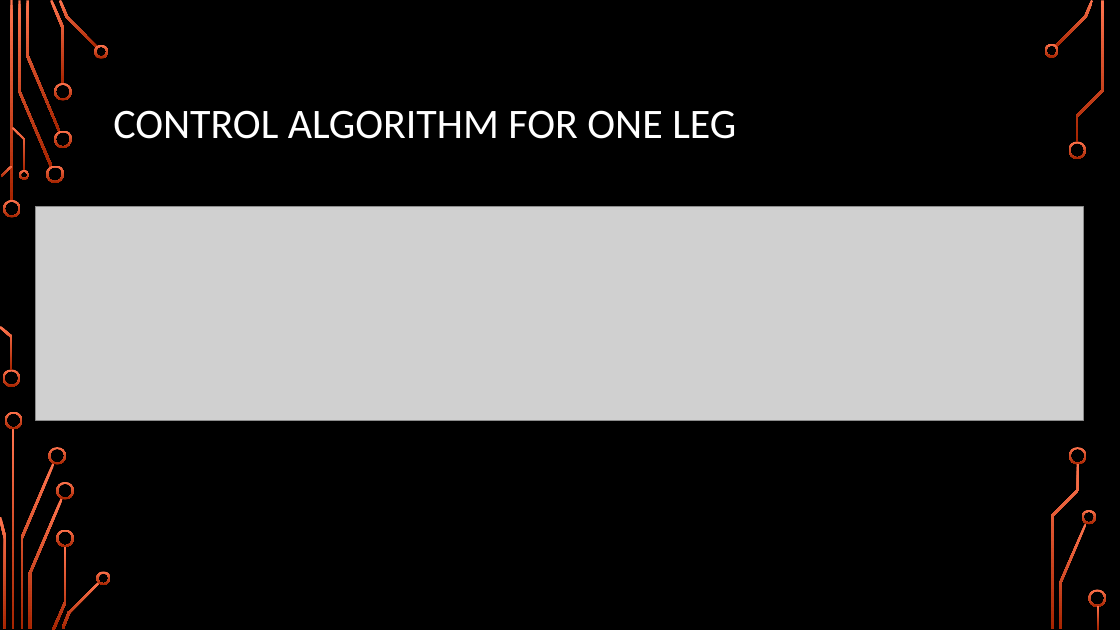
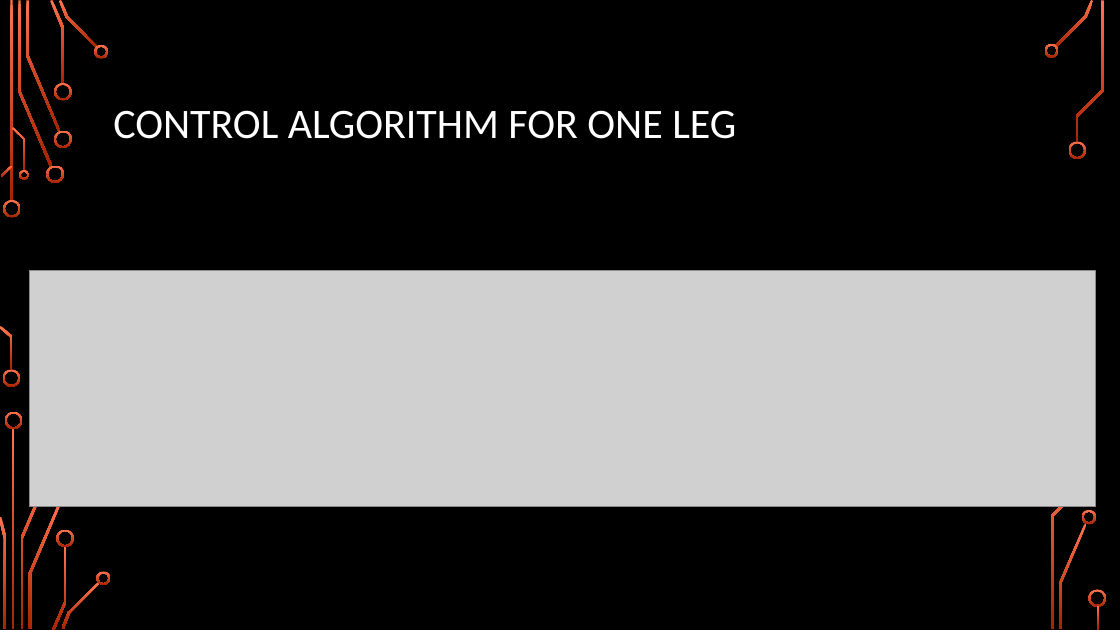
Before and after one commit to Logiant/AgileRoboticControls, a slide deck: slide 31 of Documentation/Presentation/Design Presentation/Design Presentation.pptx. Drawn at 1120x630 pixels with LibreOffice and Linux fonts; fonts in the diff are those of the drawing; grey boxes stand for pictures; background and template pictures are left out. Boxes give left, top, right and bottom in pixels: in the first picture for what was removed or moved away, otherwise in the second. Text is boxed around its words. In the diff, an @@ line names an element or a change of style, - is before the commit and + after.

Commit message:
Updated control block diagrams
Changed diagram in presentation

```diff
--- a/Documentation/Presentation/Design Presentation/Design Presentation.pptx
+++ b/Documentation/Presentation/Design Presentation/Design Presentation.pptx
@@ picture removed at [36, 207, 1084, 421] @@
@@ picture added at [29, 271, 1096, 506] @@
@@ freeform shape removed at [49, 447, 66, 465] @@
@@ freeform shape removed at [1070, 447, 1087, 465] @@
@@ freeform shape removed at [56, 482, 74, 500] @@
```
Also in this commit, not shown: 6 other files.
